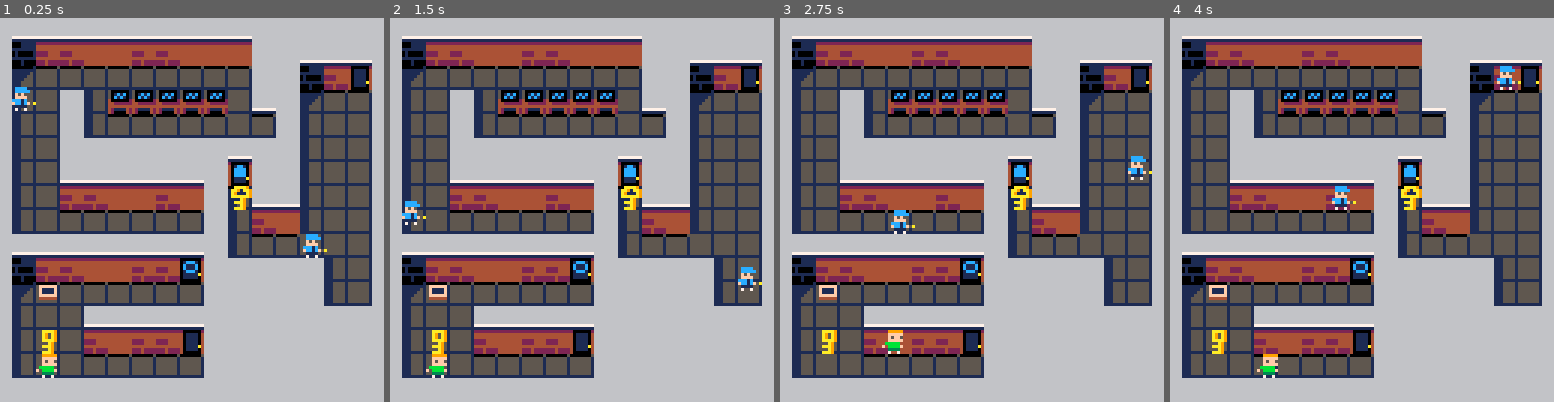
Above: before the commit, frames 1-4 (left to right).
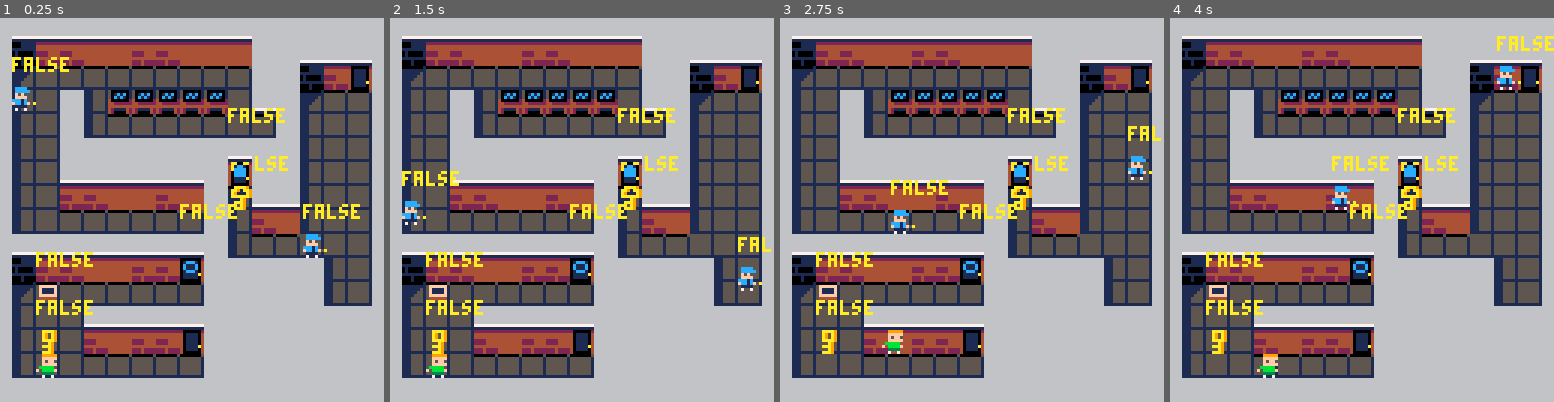
Above: after the commit, the same moments.

Repository: HuskyGameDev/2020f-team7
Game: PICO-8 cartridge shoebox.p8
The game is run twice, just before and just after one commit, with the same random seed, the same clock (stepped at 60 frames per second) and the same inputs.
Inputs:
- Up to frame 1 (0.25 s): no input
- Up to frame 2 (1.5 s): tap X (X key) at 0.33, 1.07 s; tap O (Z key) at 0.7 s
- Up to frame 3 (2.75 s): hold Right 1.6-2.1 s; tap O (Z key) at 1.7, 2.1, 2.5 s; tap X (X key) at 1.85 s; hold Up 2.15-2.42 s; hold Right from 2.47 s (still down)
- Up to frame 4 (4 s): tap O (Z key) at 2.9, 3.3, 3.7 s; tap X (X key) at 2.97 s; release Right at 3.03 s; hold Left 3.08-3.58 s; hold Down 3.63-3.97 s

The runs differ from the first frame. In frame 1, 1.9% of the frame differs, in the area x 3-94%, y 10-78%; in frame 2, 1.8%; in frame 3, 1.8%; in frame 4, 1.9%.

Commit message:
the player can unlock doors again

Diff:
--- a/shoebox.p8
+++ b/shoebox.p8
@@ -25,6 +25,24 @@
 
 doorsystem = {}
 doorsystem.update = function(ents)
+ for k in all(keys) do
+  local ent = k.pos.bind
+  if ent ~= nil then
+   for d in all(doors) do
+    if touching(ent, d) then
+     ent.hasbound = false
+     d.pos.solid = false
+     d.sprite.bottom += 16
+     del(ents, k)
+     del(keys, k)
+     sfx(22)
+    end
+   end
+  end
+ end
+end
+
+--[[doorsystem.update = function(ents)
  for d in all(doors) do
   for k in all(keys) do
    local ent = k.pos.bind
@@ -38,7 +56,7 @@
    end
   end
  end
-end
+end]]--
 
 physics = {}
 physics.update = function(ents)
@@ -51,10 +69,13 @@
     if ent.movement.up then ent.pos.y -= ent.movement.spd end
     if ent.movement.down then ent.pos.y += ent.movement.spd end
 
+    --moved door update function because the player can't touch doors otherwise
+    doorsystem.update(ents)
+
     for oth in all(ents) do
     	--if player is near a guard, game over
-    	if oth ~= ent and oth.group == guards and guardtouching(oth, ent) then state = lose end
-     if oth ~= ent and oth. group ~= doors and oth.group ~= guards and oth.pos ~= nil then
+    	if oth ~= ent and oth.group == guards and touching(ent, oth) then _drw = losecond.draw end
+     if oth ~= ent and oth.group ~= doors and oth.group ~= guards and oth.pos ~= nil then
       --interaction between entities
       if (not ent.hasbound) and touching(ent, oth) and ent.movement.interact then
        oth.pos.bind = ent
@@ -97,6 +118,13 @@
 graphics.draw = function(ents)
  cls()
 	map(0, 0, 0, 0, 50, 16)
+
+ for e in all(entities_a) do
+  if e ~= player1 then
+   print(touching(player1, e), e.pos.x, e.pos.y-10, 10)
+  end
+ end
+
 	camera(CAM_X, CAM_Y)
 	--camera(4, 0)
  for ent in all(ents) do
@@ -308,7 +336,6 @@
  else
   physics.update(focus)
   controls.update(focus)
-  doorsystem.update(focus)
  end
 
 end
@@ -563,16 +590,6 @@
  occupied(ent.pos.x+ent.pos.w, ent.pos.y, oth) or
  occupied(ent.pos.x, ent.pos.y+ent.pos.h, oth) or
  occupied(ent.pos.x+ent.pos.w, ent.pos.y+ent.pos.h, oth)
-end
-
---determines if player is close to any guard
-function guardtouching(ent, oth)
- return occupied(ent.pos.x, ent.pos.y, oth) or
- occupied(ent.pos.x+ent.pos.w + 1, ent.pos.y, oth) or
- occupied(ent.pos.x-ent.pos.w - 1, ent.pos.y, oth) or
- occupied(ent.pos.x, ent.pos.y+ent.pos.h + 1, oth) or
- occupied(ent.pos.x, ent.pos.y-ent.pos.h - 1, oth) or
- occupied(ent.pos.x+ent.pos.w + 1, ent.pos.y+ent.pos.h + 1, oth)
 end
 
 --determines if a specific point on the map is solid
